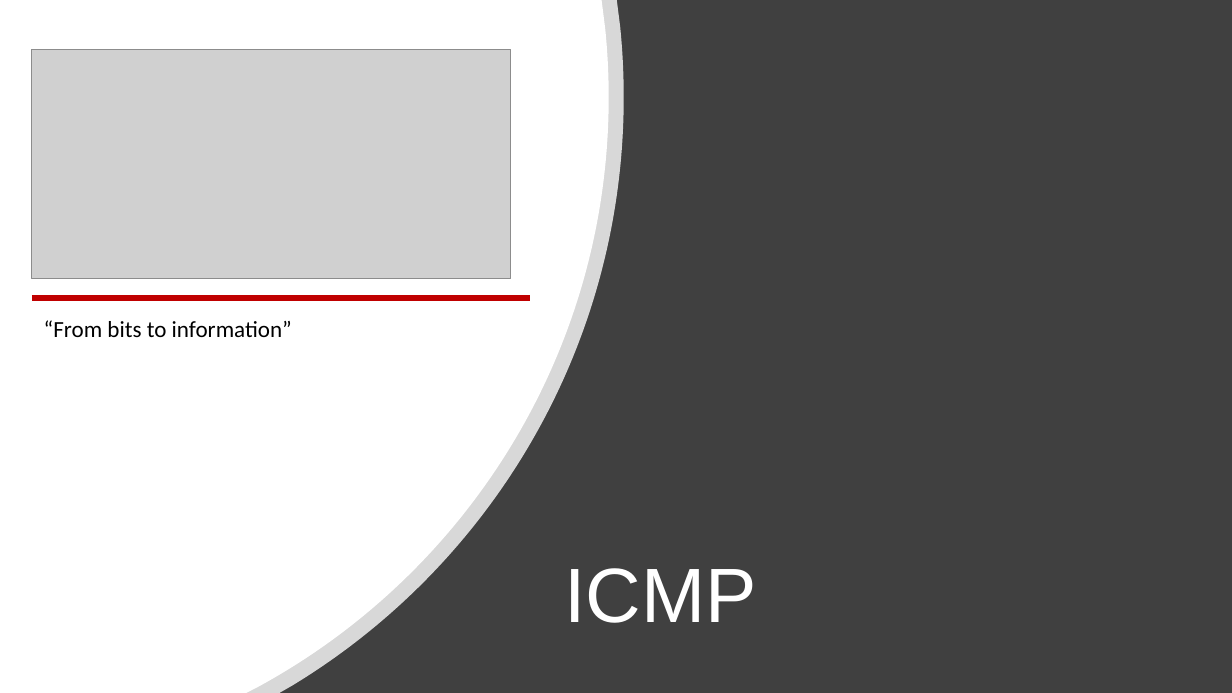
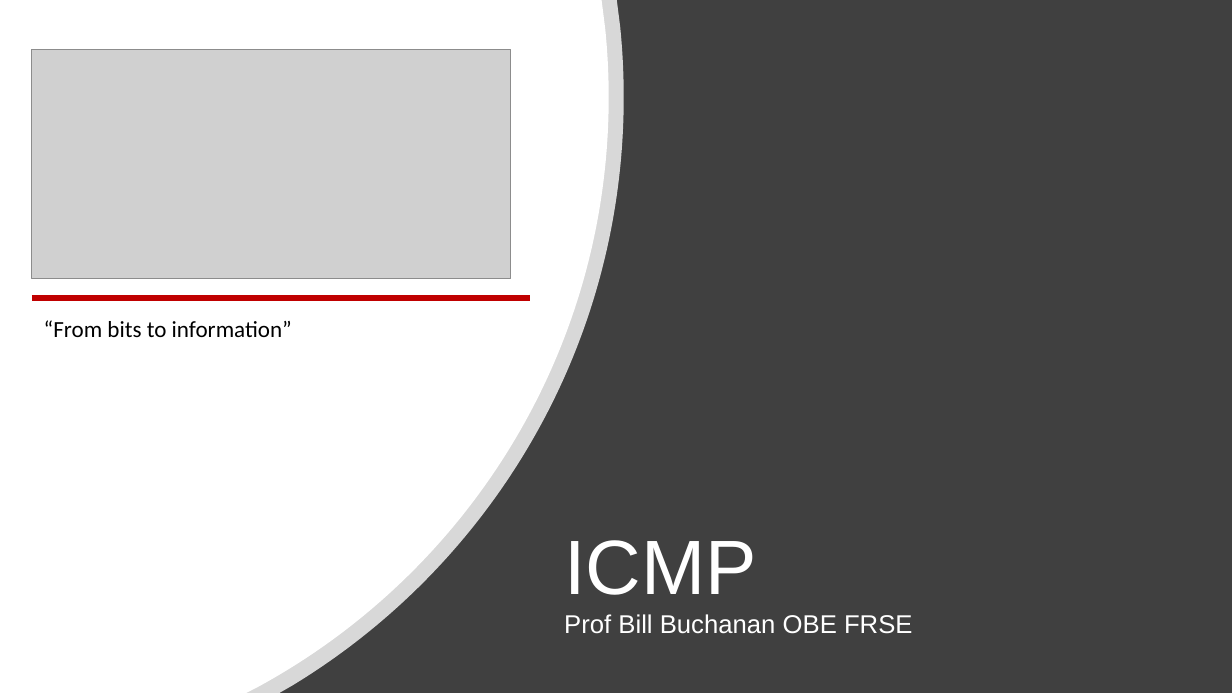
Before and after one commit to billbuchanan/csn09112, a slide deck: slide 18 of week08_network_forensics/lecture/unit10_networks.pptx (slide 17 before the commit). Drawn at 1232x693 pixels with LibreOffice and Linux fonts; fonts in the diff are those of the drawing; grey boxes stand for pictures. Boxes give left, top, right and bottom in pixels: in the first picture for what was removed or moved away, otherwise in the second. Text is boxed around its words. In the diff, an @@ line names an element or a change of style, - is before the commit and + after.

```diff
--- a/week08_network_forensics/lecture/unit10_networks.pptx
+++ b/week08_network_forensics/lecture/unit10_networks.pptx
@@ title at [564, 540, 912, 634]: text changed; size 60 to 20 pt @@
-ICMP
+ICMP
+Prof Bill Buchanan OBE FRSE
```
Also in this commit, not shown: 11 other slides changed, 1 slide added, 2 other files.
